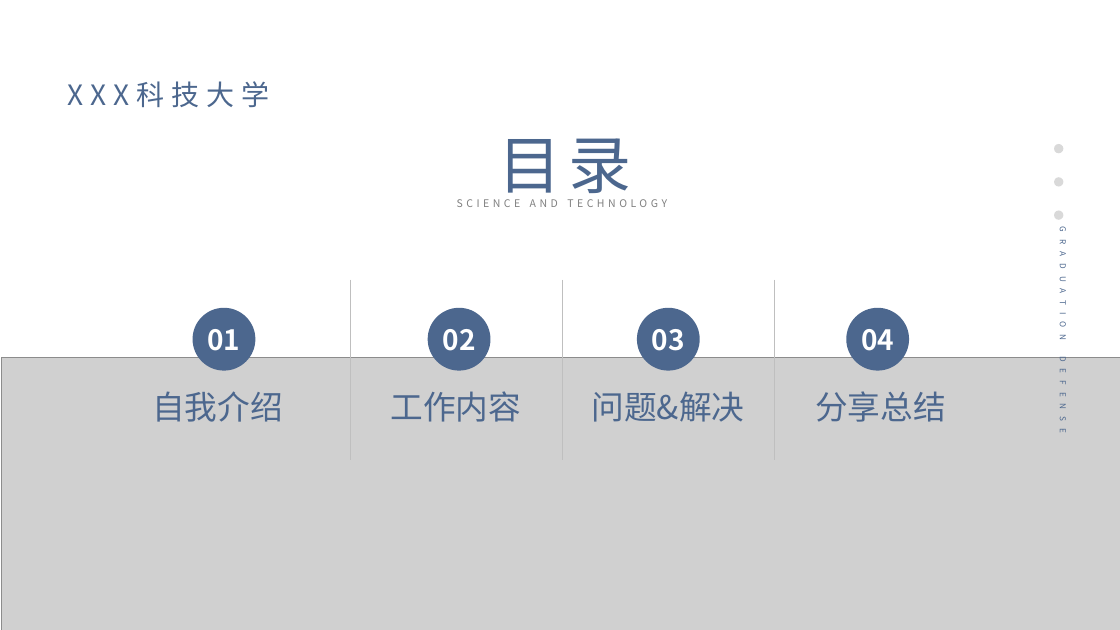
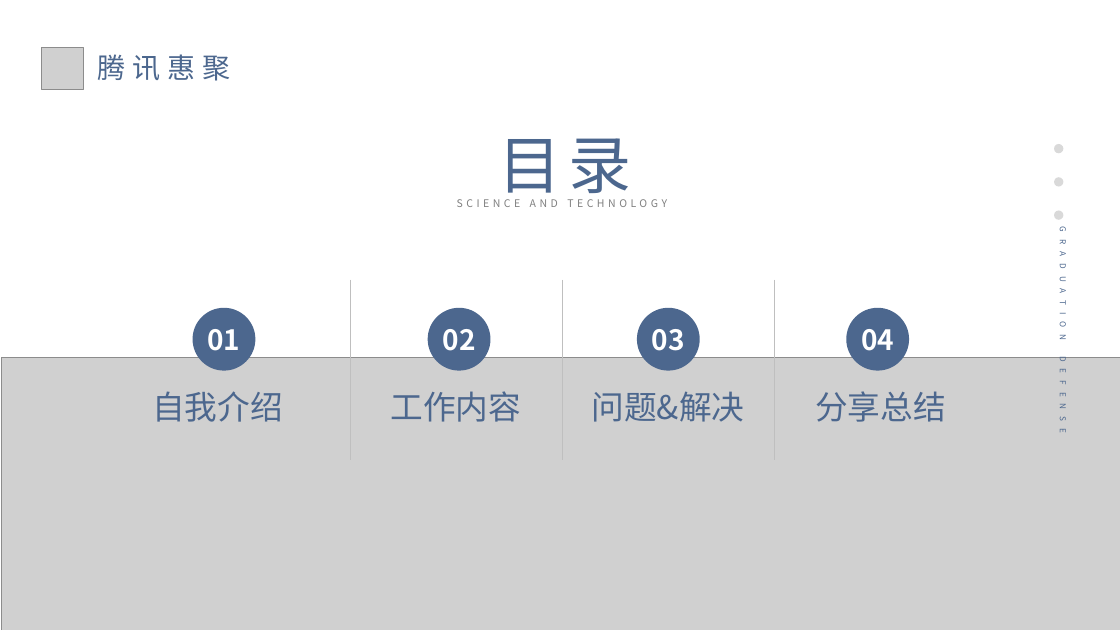
Before and after one commit to canGeEr/interview-materials, a slide deck: slide 2 of 转正准备/实习生留用考核答辩PPT.pptx (slide 3 before the commit). Drawn at 1120x630 pixels with LibreOffice and Linux fonts; fonts in the diff are those of the drawing; grey boxes stand for pictures. Boxes give left, top, right and bottom in pixels: in the first picture for what was removed or moved away, otherwise in the second. Text is boxed around its words. In the diff, an @@ line names an element or a change of style, - is before the commit and + after.

```diff
--- a/转正准备/实习生留用考核答辩PPT.pptx
+++ b/转正准备/实习生留用考核答辩PPT.pptx
@@ picture added at [41,48,83,90] @@
@@ text added at [97,54,230,81], 24 pt, text #4C678E @@
+腾讯惠聚
@@ text removed at [68,81,270,107] @@
-XXX科技大学
```
Also in this commit, not shown: 3 other slides changed, 7 slides added, 20 slides removed, 1 other file.
